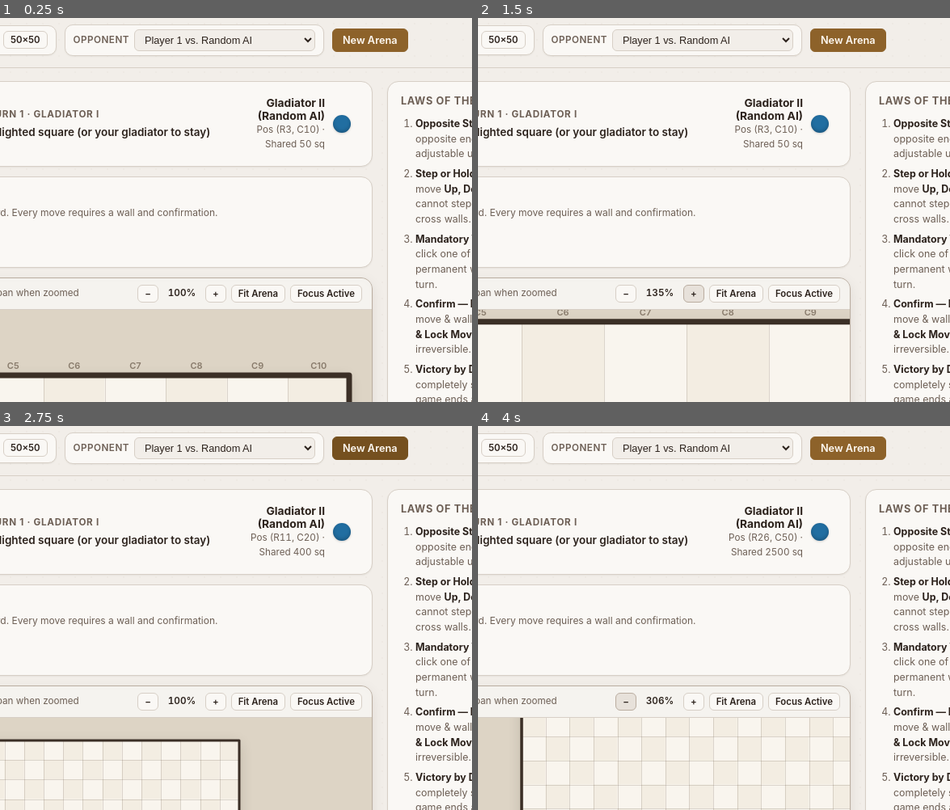
Above: before the commit, frames 1-4 (two rows, left to right).
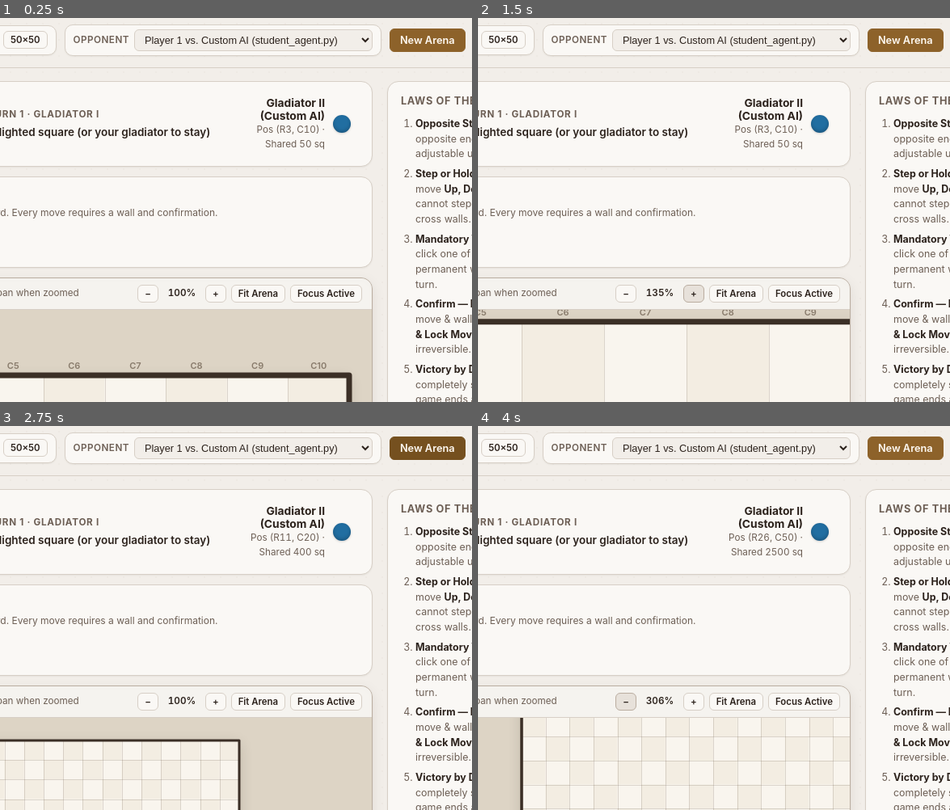
Above: after the commit, the same moments.

Repository: Peggykuo/colosseum-game
Game: browser game, page index.html
The game is run twice, just before and just after one commit, with the same random seed, the same clock (stepped at 60 frames per second) and the same inputs.
Inputs (mouse positions are % of the whole screen's width and height, from its top left):
- Up to frame 1 (0.25 s): no input
- Up to frame 2 (1.5 s): click (36, 70) at 0.27 s; click (36, 76) at 1.07 s; click "+" at 1.27 s
- Up to frame 3 (2.75 s): click (22, 65) at 1.67 s; click "20×20" at 1.87 s; press the mouse at (50, 62) at 2.27 s; release the mouse at (36, 59) at 2.4 s; click "New Arena" at 2.47 s
- Up to frame 4 (4 s): click (46, 82) at 2.87 s; click "50×50" at 3.07 s; click (18, 85) at 3.47 s; click "−" at 3.67 s
The pictures show only the part of the screen within x 31-81%, y 4-54%; the shares and areas given below are measured in that part.

The runs differ from the first frame. In frame 1, 1.9% of the frame differs, in the area x 42-99%, y 1-27%; in frame 2, 1.9%; in frame 3, 1.9%; in frame 4, 1.9%.

Commit message:
Use coloseum-proj world and agent backbone with randomized student_agent

Diff:
--- a/app.js
+++ b/app.js
@@ -31,7 +31,9 @@
 
   // Mode controller descriptors: 'human' | 'random' | 'custom'
   const MODE_CONTROLLERS = {
+    'p1-vs-custom': ['human', 'custom'],
     'p1-vs-random': ['human', 'random'],
+    'custom-vs-p2': ['custom', 'human'],
     'random-vs-p2': ['random', 'human'],
     pvp: ['human', 'human'],
     'random-vs-random': ['random', 'random'],
@@ -40,7 +42,7 @@
 
   // Application State
   let gameState = Engine.createGameState(Engine.DEFAULT_ROWS, Engine.DEFAULT_COLS);
-  let gameMode = 'p1-vs-random';
+  let gameMode = 'p1-vs-custom';
   let sessionId = 0; // Cancels in-flight AI requests on New Arena / Mode change
   let aiBusy = false;
   let aiError = null;
--- a/index.html
+++ b/index.html
@@ -57,11 +57,13 @@
         <div class="control-cluster">
           <label class="control-label" for="select-mode">Opponent</label>
           <select id="select-mode" class="mode-select">
-            <option value="p1-vs-random" selected>Player 1 vs. Random AI</option>
+            <option value="p1-vs-custom" selected>Player 1 vs. Custom AI (student_agent.py)</option>
+            <option value="p1-vs-random">Player 1 vs. Random AI</option>
+            <option value="custom-vs-p2">Custom AI vs. Player 2</option>
             <option value="random-vs-p2">Random AI vs. Player 2</option>
             <option value="pvp">2 Players (Local)</option>
             <option value="random-vs-random">Random AI vs. Random AI</option>
-            <option value="custom-vs-random">Custom AI (ai.py) vs. Random AI</option>
+            <option value="custom-vs-random">Custom AI (student_agent.py) vs. Random AI</option>
           </select>
         </div>
 
--- a/pyodide-worker.js
+++ b/pyodide-worker.js
@@ -2,7 +2,8 @@
  * The Colosseum Game — Pyodide (Python-in-WebAssembly) Web Worker
  *
  * Enables 100% static hosting (e.g. GitHub Pages) while executing the exact
- * same `engine.py` and `ai.py` Python codebase directly inside the browser.
+ * same `world.py`, `agents/` (`student_agent.py`, `random_agent.py`), `engine.py`,
+ * and `ai.py` Python codebase directly inside the browser.
  */
 /* global importScripts */
 'use strict';
@@ -11,6 +12,20 @@
 
 let initPromise = null;
 let runPythonAICallable = null;
+
+const PYTHON_FILES = [
+  'constants.py',
+  'store.py',
+  'utils.py',
+  'world.py',
+  'agents/__init__.py',
+  'agents/agent.py',
+  'agents/random_agent.py',
+  'agents/human_agent.py',
+  'agents/student_agent.py',
+  'engine.py',
+  'ai.py',
+];
 
 const PYTHON_BOOTSTRAP = `
 import json
@@ -81,18 +96,22 @@
         importScripts(PYODIDE_BASE + 'pyodide.js');
       }
 
-      const [pyodide, engineCode, aiCode] = await Promise.all([
+      const [pyodide, ...sources] = await Promise.all([
         self.loadPyodide({ indexURL: PYODIDE_BASE }),
-        fetchPythonSource('./engine.py'),
-        fetchPythonSource('./ai.py'),
+        ...PYTHON_FILES.map((relPath) => fetchPythonSource('./' + relPath)),
       ]);
 
-      pyodide.FS.writeFile('engine.py', engineCode, { encoding: 'utf8' });
-      pyodide.FS.writeFile('ai.py', aiCode, { encoding: 'utf8' });
+      try {
+        pyodide.FS.mkdir('agents');
+      } catch (_) {
+        // Directory already exists
+      }
 
-      // Automatically load pure-Python / WASM wheels if the user imports packages (e.g. numpy) in ai.py
-      await pyodide.loadPackagesFromImports(aiCode);
+      for (let i = 0; i < PYTHON_FILES.length; i++) {
+        pyodide.FS.writeFile(PYTHON_FILES[i], sources[i], { encoding: 'utf8' });
+      }
 
+      await pyodide.loadPackage('numpy');
       await pyodide.runPythonAsync(PYTHON_BOOTSTRAP);
       runPythonAICallable = pyodide.globals.get('_colosseum_choose_move');
       return pyodide;
